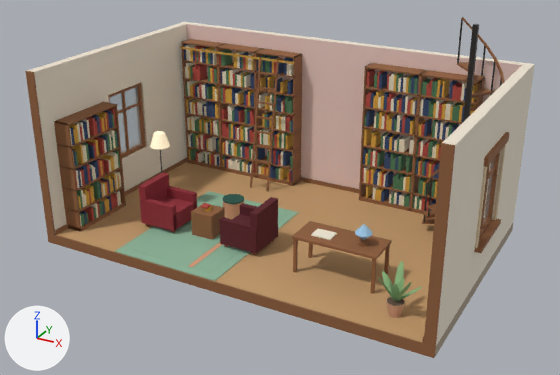
The glTF model assets/map-library.glb as it was, and as the next commit left it.
The view is the same before and after, from a 50 mm camera at (11.37, -10.51, 7.47) aimed at (4.39, 2.2, 1.12). The axes (+X, +Y, +Z) are drawn at lower left. The lights are the same throughout. The older version comes first. Where no turn or scale is listed for an object, it has been applied to the vertices. Vertices at exactly the same position are counted once.

Objects in the first picture: 'Floor_Lamp', 'Floor_Slab', 'Library_Ladder', 'Living_Rug', 'Plant_Desk', 'Pouf', 'Reading_Corner', 'Roof_Stair', 'Shelf_Back_L', 'Shelf_Back_R', 'Shelf_W', 'Walls', 'Windows_Glass'.
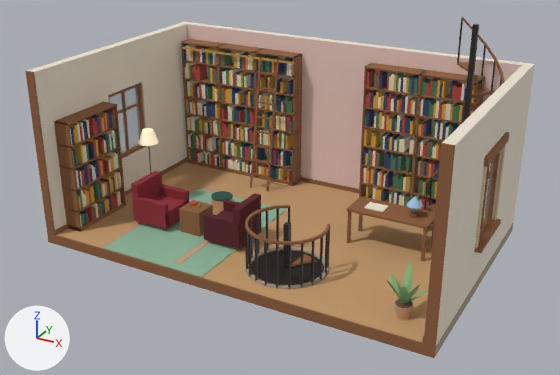
The change, as a diff of the scene's bpy script:
```diff
--- a/assets/map-library.glb.py
+++ b/assets/map-library.glb.py
@@ me_reading_corner @@
-me_reading_corner.from_pydata(...)  # 338 vertices, 360 faces; spans x 1.56..7.0, y 1.0..2.04, z 0.0..1.19
+me_reading_corner.from_pydata(...)  # 338 vertices, 360 faces; spans x 1.36..7.4, y 1.16..3.3, z 0.0..1.19
+# me_reading_corner part 1: the loose piece of 8 vertices spanning x 1.56..1.72, y 1.18..2.02, z 0.1..0.95 is moved by (-0.2, 0.0, 0.0)
+# me_reading_corner part 2: the loose piece of 8 vertices spanning x 1.58..2.42, y 1.92..2.04, z 0.1..0.65 is moved by (-0.2, 0.0, 0.0)
+# me_reading_corner part 3: the loose piece of 8 vertices spanning x 1.58..2.42, y 1.18..2.02, z 0.1..0.45 is moved by (-0.2, 0.0, 0.0)
+# me_reading_corner part 4: the loose piece of 8 vertices spanning x 1.58..2.42, y 1.16..1.28, z 0.1..0.65 is moved by (-0.2, 0.0, 0.0)
+# me_reading_corner part 5: the loose piece of 8 vertices spanning x 2.75..3.25, y 1.35..1.85, z 0.0..0.55 is moved by (-0.3, 0.0, 0.0)
+# me_reading_corner part 6: the loose piece of 8 vertices spanning x 5.3..7.0, y 1.0..1.75, z 0.72..0.77 is scaled about its middle by (1, 0.933, 1), then moved by (0.4, 1.57, 0.0)
+# me_reading_corner part 7: the loose piece of 8 vertices spanning x 5.32..5.38, y 1.67..1.73, z 0.0..0.72 is moved by (0.4, 1.55, 0.0)
+# me_reading_corner part 8: the loose piece of 8 vertices spanning x 5.32..5.38, y 1.02..1.08, z 0.0..0.72 is moved by (0.4, 1.6, 0.0)
+# me_reading_corner part 9: the loose piece of 8 vertices spanning x 6.92..6.98, y 1.67..1.73, z 0.0..0.72 is moved by (0.4, 1.55, 0.0)
+# me_reading_corner part 10: the loose piece of 8 vertices spanning x 6.92..6.98, y 1.02..1.08, z 0.0..0.72 is moved by (0.4, 1.6, 0.0)
+# me_reading_corner part 11: the loose piece of 16 vertices spanning x 6.5..6.7, y 1.25..1.45, z 0.77..0.83 is moved by (0.4, 1.6, 0.0)
+# me_reading_corner part 12: 64 of the vertices in x 3.58..4.44, y 1.16..2.04, z 0.0..0.95 are moved by (-0.4, 0.0, 0.0)
+# me_reading_corner part 13: all 40 vertices in x 2.9..3.08, y 1.5..1.68, z 0.55..0.66 are moved by (-0.3, 0.0, 0.0)
+# me_reading_corner part 14: 22 of the vertices in x 5.6..6.77, y 1.18..1.52, z 0.77..1.19 are moved by (0.4, 1.6, 0.0)
+# other edits to the shape of me_reading_corner do not show in these pictures
 me_reading_corner.materials.append(mat_l3_velvet_red)
@@ ob_floor_lamp @@
 ob_floor_lamp = bpy.data.objects.new('Floor_Lamp', me_gd_floor_lamp_merged)
-ob_floor_lamp.location = (1.35, 2.25, 0.0)
+ob_floor_lamp.location = (1.0, 2.3, 0.0)
@@ ob_living_rug @@
 ob_living_rug = bpy.data.objects.new('Living_Rug', me_gd_living_rug_merged)
-ob_living_rug.location = (3.0, 1.7, 0.0)
+ob_living_rug.location = (2.7, 1.7, 0.0)
@@ ob_plant_desk @@
 ob_plant_desk = bpy.data.objects.new('Plant_Desk', me_gd_plant_desk_merged)
-ob_plant_desk.location = (7.56, 0.57, 0.0)
+ob_plant_desk.location = (7.71, 0.57, 0.0)
@@ ob_pouf @@
 ob_pouf = bpy.data.objects.new('Pouf', me_gd_pouf_merged)
-ob_pouf.location = (3.0, 2.6, 0.0)
+ob_pouf.location = (2.7, 2.6, 0.0)
@@ ob_stairwell_down @@
+ob_stairwell_down = bpy.data.objects.new('Stairwell_Down', me_stairwell_down)  # 716 vertices, 774 faces; spans x 4.35..5.95, y 0.3..1.9, z -0.18..0.98; in mat_m_interior_dark (black #231d18), mat_m_stone_warmgrey (beige #a99b88), mat_m_fence_metal (black #262220), mat_stylized__wood (brown #8e5e3a)
+ob_stairwell_down.location = (0.0, 0.0, 0.0)
```

Where the change shows, as pixel boxes (x1, y1, x2, y2) in the pictures (560 x 375 px; the box of a moved part takes in the faces that stretch with it):
'Reading_Corner', reshaped (20% wider, 25% shorter): before (139, 173, 392, 294); after (131, 171, 435, 261)
'Living_Rug', moved: before (115, 191, 299, 281); after (104, 189, 287, 277)
'Stairwell_Down', added: after (245, 205, 330, 289)
    faces in mat_m_fence_metal (black #262220): (245, 206, 330, 289)
    faces in mat_m_interior_dark (black #231d18): (251, 250, 324, 285)
    faces in mat_stylized__wood (brown #8e5e3a): (245, 205, 330, 267)
    faces in mat_m_stone_warmgrey (beige #a99b88): (246, 247, 329, 289)
'Plant_Desk', moved: before (378, 261, 422, 318); after (386, 263, 428, 320)
'Pouf', moved: before (223, 194, 244, 219); after (211, 191, 233, 215)
'Floor_Lamp', moved: before (150, 131, 170, 173); after (139, 128, 158, 173)
part 1 of me_reading_corner, moved or reshaped: before (139, 173, 169, 221); after (131, 171, 162, 212)
part 2 of me_reading_corner, moved or reshaped: before (167, 186, 197, 208); after (159, 184, 189, 204)
part 3 of me_reading_corner, moved or reshaped: before (160, 196, 197, 230); after (152, 195, 189, 227)
part 4 of me_reading_corner, moved or reshaped: before (140, 199, 177, 231); after (132, 197, 169, 229)
part 5 of me_reading_corner, moved or reshaped: before (191, 203, 225, 240); after (179, 201, 213, 236)
part 6 of me_reading_corner, moved or reshaped: before (292, 221, 392, 260); after (347, 196, 435, 229)
part 7 of me_reading_corner, moved or reshaped: before (308, 243, 313, 258); after (358, 214, 363, 231)
part 8 of me_reading_corner, moved or reshaped: before (293, 239, 298, 273); after (347, 211, 352, 243)
part 9 of me_reading_corner, moved or reshaped (mostly hidden afterwards): before (384, 245, 390, 275); after (431, 222, 434, 248)
part 10 of me_reading_corner, moved or reshaped: before (370, 259, 377, 294); after (421, 229, 427, 261)
part 11 of me_reading_corner, moved or reshaped: before (358, 239, 368, 247); after (409, 211, 419, 218)
part 12 of me_reading_corner, moved or reshaped: before (220, 197, 278, 253); after (203, 193, 261, 249)
part 13 of me_reading_corner, moved or reshaped: before (201, 203, 212, 211); after (189, 200, 200, 208)
part 14 of me_reading_corner, moved or reshaped: before (311, 224, 372, 240); after (364, 197, 423, 212)
